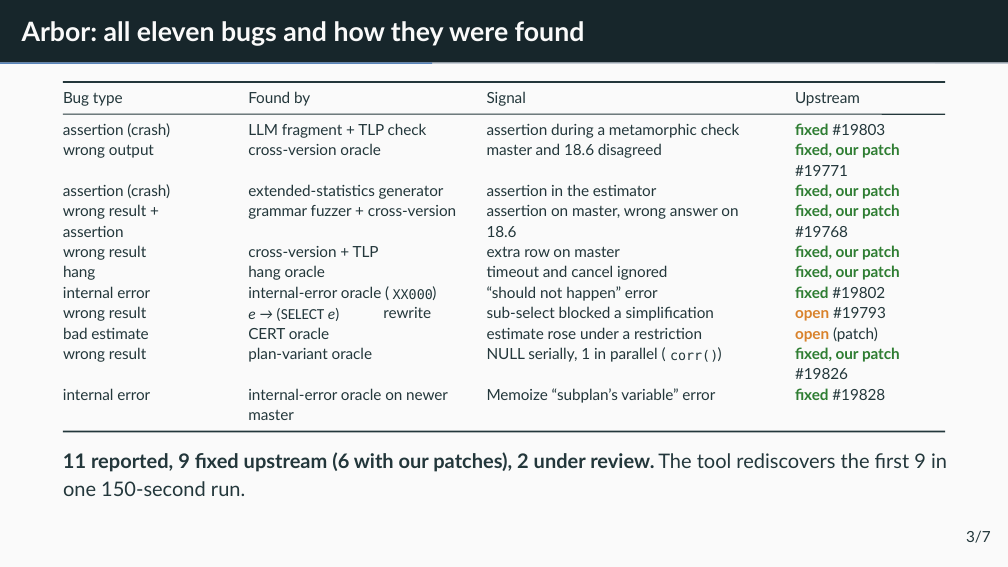
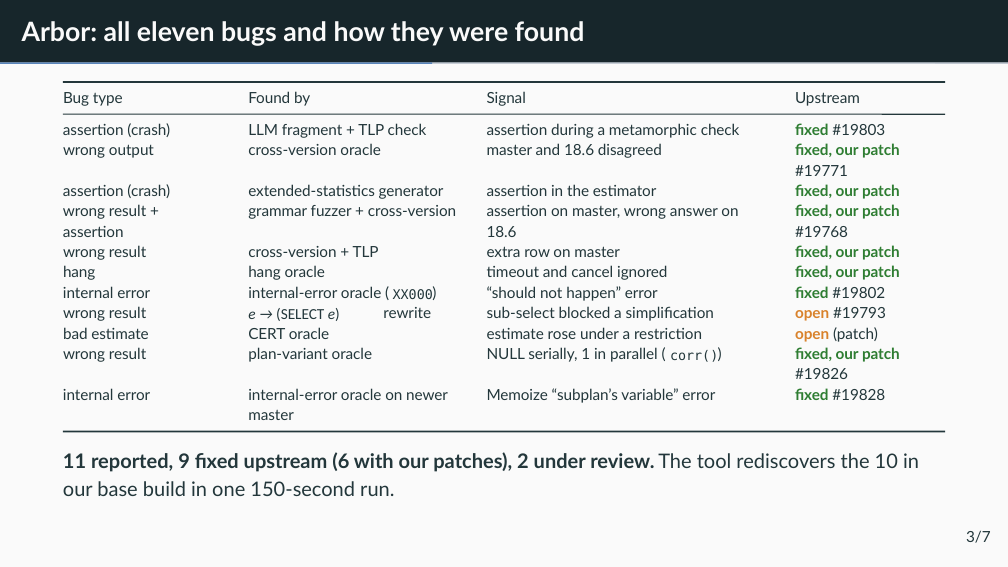
Before and after one commit to v28k/cs5187-term-project, a slide deck: slide 4 of completion/classtalk/short_talk.pptx. Drawn at 1008x567 pixels with LibreOffice and Linux fonts; fonts in the diff are those of the drawing. Boxes give left, top, right and bottom in pixels: in the first picture for what was removed or moved away, otherwise in the second. Text is boxed around its words. In the diff, an @@ line names an element or a change of style, - is before the commit and + after.

Commit message:
Reproduction: BUG #19826 in the one-command run, optional #19828 build
- known-bug catalogue: pgbug-19826 with a culprit-SQL pattern (sql_regex), seed and PoC
- reproduce.sh: bug seeds replayed in turn (seed_cycle) at 5% for the 150 s run;
  REPRO_19828=1 builds master 633dee1b and runs the #19828 reproducer
- rediscover_servers.sh restart: new cluster when crash recovery fails (BUG #17731);
  the executor calls the restart command once when the server does not come back
- README, paper, guide, slides: 10 of 10 in the base build, #19828 on its own build
  (verified 13 Nov 2026)

```diff
--- a/completion/classtalk/short_talk.pptx
+++ b/completion/classtalk/short_talk.pptx
@@ text at [63, 452, 919, 472]: text changed @@
-11 reported, 9 ﬁxed upstream (6 with our patches), 2 under review. The tool rediscovers the ﬁrst 9 in
+11 reported, 9 ﬁxed upstream (6 with our patches), 2 under review. The tool rediscovers the 10 in
@@ text at [63, 481, 394, 496]: text changed @@
-one 150-second run.
+our base build in one 150-second run.
```
Also in this commit, not shown: 39 other files.
